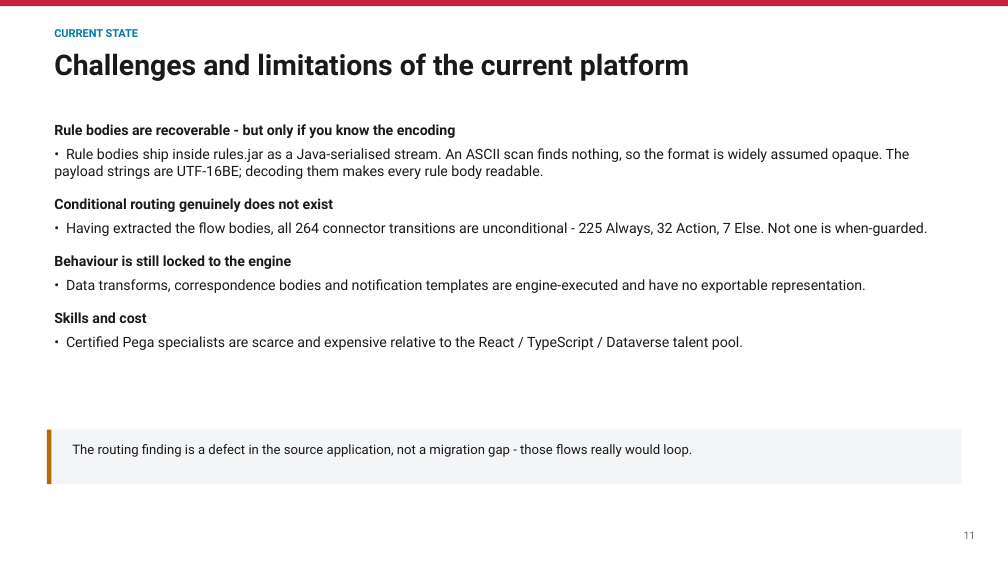
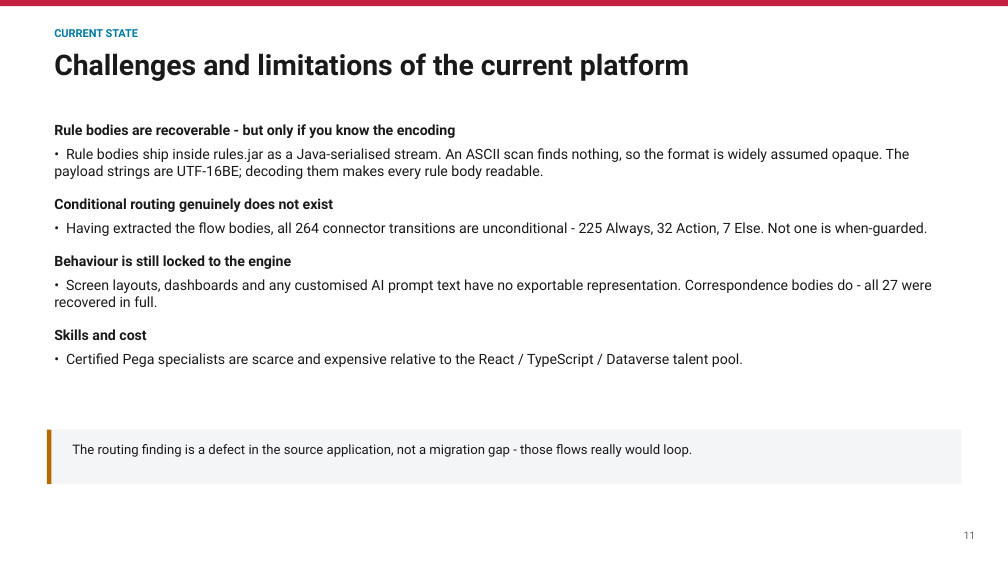
Before and after one commit to parclarke/LDD, a slide deck: slide 11 of lending-due-diligence-app/docs/Pega-to-PowerPlatform-Migration-PoC.pptx. Drawn at 1008x567 pixels with LibreOffice and Linux fonts; fonts in the diff are those of the drawing. Boxes give left, top, right and bottom in pixels: in the first picture for what was removed or moved away, otherwise in the second. Text is boxed around its words. In the diff, an @@ line names an element or a change of style, - is before the commit and + after.

```diff
--- a/lending-due-diligence-app/docs/Pega-to-PowerPlatform-Migration-PoC.pptx
+++ b/lending-due-diligence-app/docs/Pega-to-PowerPlatform-Migration-PoC.pptx
@@ text at bbox=[54, 279, 932, 307]: text changed @@
-• Data transforms, correspondence bodies and notification templates are engine-executed and have no exportable representation.
+• Screen layouts, dashboards and any customised AI prompt text have no exportable representation. Correspondence bodies do - all 27 were recovered in full.
```
Also in this commit, not shown: 1 other slide changed, 2 other files.
